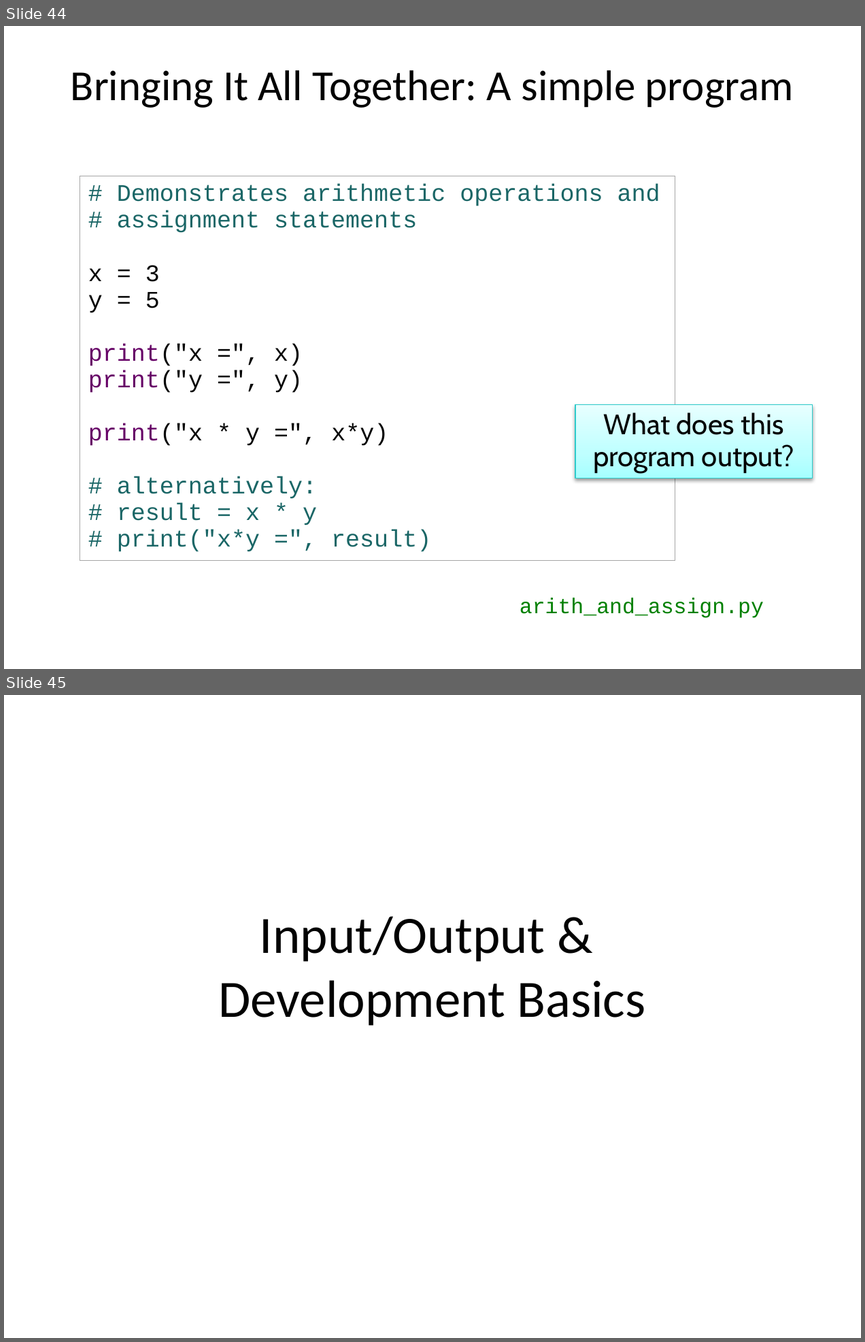
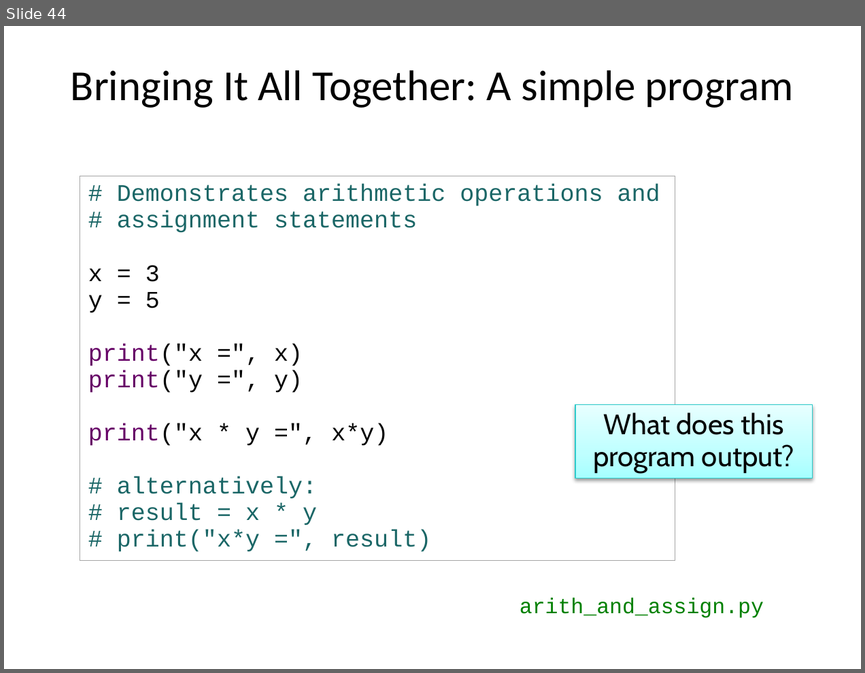
Before and after one commit to emhill/117-S15, a slide deck: src/morea/materials/04-python-intro.pptx. Shown one above the other, each under a label of ours: slides 44 and 45 before the commit, slide 44 after it. The pictures are 865x1342 and 865x673 pixels, drawn with LibreOffice and Linux fonts; fonts in the diff are those of the drawing. Boxes give left, top, right and bottom in pixels: in the first picture for what was removed or moved away, otherwise in the second. Text is boxed around its words. In the diff, an @@ line names an element or a change of style, - is before the commit and + after.

```diff
--- a/src/morea/materials/04-python-intro.pptx
+++ b/src/morea/materials/04-python-intro.pptx
@@ slide 45 removed at box(4, 695, 861, 1338), background #FFFFFF @@
@@ title removed at box(218, 916, 645, 1025) @@
-Input/Output &
-Development Basics
```
Also in this commit, not shown: 19 other slides removed, 16 other files.
